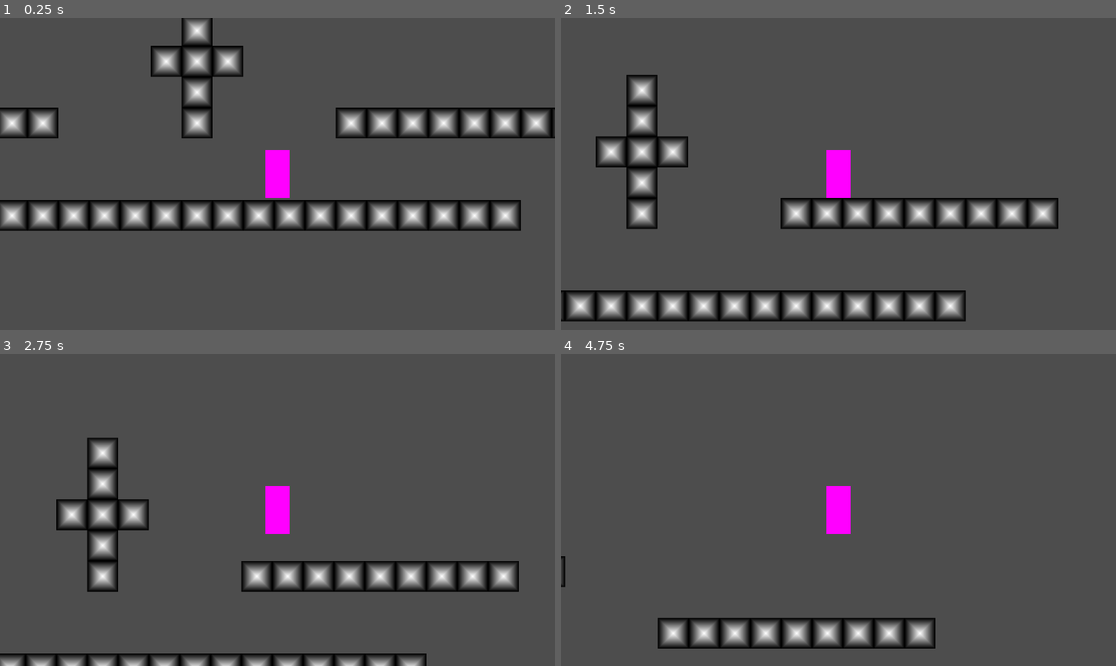
Above: before the commit, frames 1-4 (two rows, left to right).
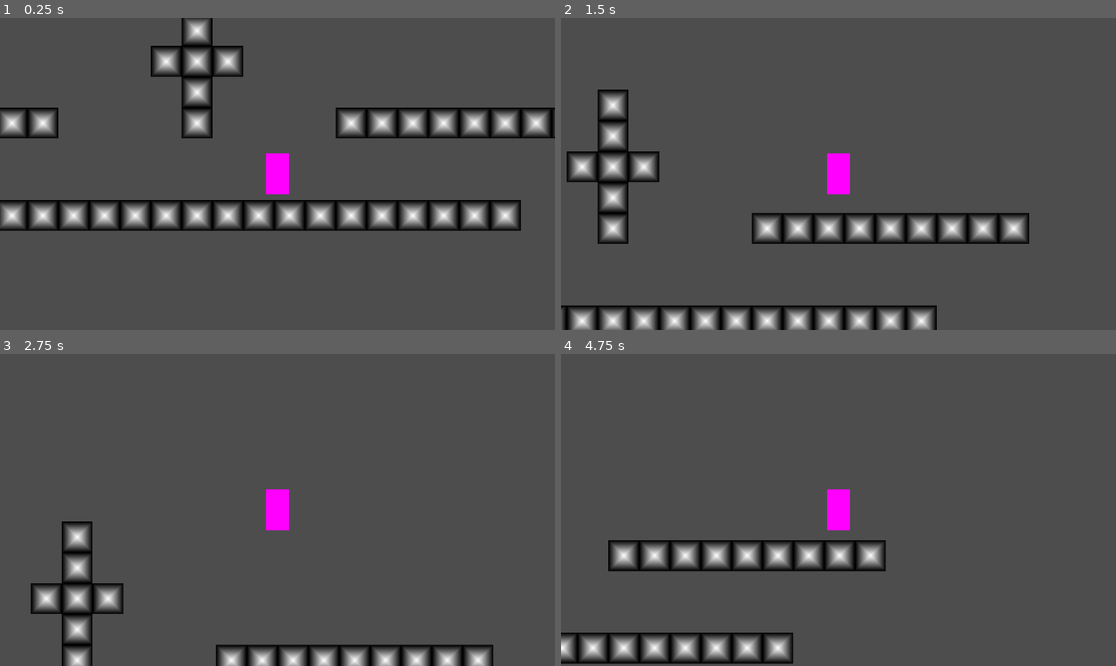
Above: after the commit, the same moments.

Repository: dGameBoy101b/CoOp-2025-Jam
Game: Godot game, scene res://Scenes/test.tscn
Two runs of this game, one before a commit and one after it. Both use one fixed random seed, a clock stepped at 60 frames per second and the inputs below. Before the commit the project starts from res://player_test.tscn.
Inputs:
- Up to frame 1 (0.25 s): no input
- Up to frame 2 (1.5 s): hold Up (jump) 0.53-1.28 s; hold Right (walk_right) from 0.53 s (still down); tap Up (jump) at 1.35 s
- Up to frame 3 (2.75 s): tap Up (jump) at 1.52, 1.82 s; release Right (walk_right) at 2.03 s; hold Left (walk_left) from 2.03 s (still down); hold Up (jump) from 2.03 s (still down)
- Up to frame 4 (4.75 s): release Left (walk_left) at 2.78 s; release Up (jump) at 2.78 s; hold Right (walk_right) 2.78-4.28 s; tap Up (jump) at 2.85, 3.02, 3.32, 4.35, 4.52 s; hold Up (jump) 3.53-4.28 s; hold Left (walk_left) from 4.28 s (still down)

The runs differ from the first frame. In frame 1, 0.1% of the frame differs, in the area x 47-53%, y 42-58%; in frame 2, 18%, in the area x 0-90%, y 18-100%; in frame 3, 13%; in frame 4, 9.9%.

Commit message:
Reworked player & enemy scripts

Diff:
--- a/wall_tile_set.tres
+++ b/Assets/wall_tile_set.tres
@@ -1,6 +1,6 @@
 [gd_resource type="TileSet" load_steps=3 format=3 uid="uid://cndfcghecfmt4"]
 
-[ext_resource type="PackedScene" uid="uid://c6vo45moqcqmi" path="res://wall.tscn" id="1_2fflm"]
+[ext_resource type="PackedScene" uid="uid://c6vo45moqcqmi" path="res://Scenes/wall.tscn" id="1_2fflm"]
 
 [sub_resource type="TileSetScenesCollectionSource" id="TileSetScenesCollectionSource_fy0xp"]
 resource_name = "Walls"
--- /dev/null
+++ b/Scenes/basic_enemy.gd
@@ -0,0 +1,25 @@
+extends CharacterBody2D
+
+@onready var edge_check_left = $EdgeCheckLeft
+@onready var edge_check_right = $EdgeCheckRight
+
+@export var speed = 200
+@export var gravity = 980
+@export var current_direction = -1
+
+func _physics_process(delta: float) -> void:
+	if current_direction == -1:
+		if edge_check_left.is_colliding():
+			velocity.x = -1 * speed
+		else:
+			current_direction = 1
+	elif current_direction == 1:
+		if edge_check_right.is_colliding():
+			velocity.x = 1 * speed
+		else:
+			current_direction = -1
+
+	if !is_on_floor():
+		velocity.y += gravity * delta
+
+	move_and_slide()
--- a/player.tscn
+++ b/Scenes/player.tscn
@@ -1,11 +1,12 @@
-[gd_scene load_steps=7 format=3 uid="uid://bnxx80ybukwvq"]
+[gd_scene load_steps=8 format=3 uid="uid://bnxx80ybukwvq"]
 
-[ext_resource type="Script" uid="uid://dn1vbad3ephgn" path="res://player_walk.gd" id="1_onrkg"]
-[ext_resource type="Script" uid="uid://crlv8x7vxcgy7" path="res://player_jump.gd" id="2_i3pqv"]
-[ext_resource type="Script" uid="uid://bv1tkllit6is6" path="res://player_fall.gd" id="3_i3pqv"]
+[ext_resource type="Script" uid="uid://cpvv25nurx15r" path="res://Scripts/player.gd" id="1_hqtel"]
+[ext_resource type="Script" uid="uid://dn1vbad3ephgn" path="res://Old/player_walk.gd" id="1_onrkg"]
+[ext_resource type="Script" uid="uid://crlv8x7vxcgy7" path="res://Old/player_jump.gd" id="2_i3pqv"]
+[ext_resource type="Script" uid="uid://bv1tkllit6is6" path="res://Old/player_fall.gd" id="3_i3pqv"]
 
 [sub_resource type="RectangleShape2D" id="RectangleShape2D_hqtel"]
-size = Vector2(50, 100)
+size = Vector2(48, 85.333)
 
 [sub_resource type="Gradient" id="Gradient_sweqy"]
 offsets = PackedFloat32Array(1)
@@ -13,19 +14,25 @@
 
 [sub_resource type="GradientTexture2D" id="GradientTexture2D_2hs0m"]
 gradient = SubResource("Gradient_sweqy")
-width = 50
-height = 100
+width = 48
+height = 85
 
 [node name="Player" type="CharacterBody2D"]
 process_mode = 1
-physics_interpolation_mode = 1
 collision_layer = 2
 collision_mask = 5
+script = ExtResource("1_hqtel")
 
 [node name="CollisionShape2D" type="CollisionShape2D" parent="."]
 shape = SubResource("RectangleShape2D_hqtel")
 
+[node name="Sprite2D" type="Sprite2D" parent="."]
+texture = SubResource("GradientTexture2D_2hs0m")
+
+[node name="Camera2D" type="Camera2D" parent="."]
+
 [node name="walk" type="Node2D" parent="." node_paths=PackedStringArray("body")]
+process_mode = 4
 script = ExtResource("1_onrkg")
 left_input = &"walk_left"
 right_input = &"walk_right"
@@ -33,14 +40,13 @@
 speed = 300.0
 
 [node name="jump" type="Node2D" parent="." node_paths=PackedStringArray("body")]
+process_mode = 4
 script = ExtResource("2_i3pqv")
 jump_input = &"jump"
 body = NodePath("..")
 power = 650.0
 
 [node name="fall" type="Node2D" parent="." node_paths=PackedStringArray("body")]
+process_mode = 4
 script = ExtResource("3_i3pqv")
 body = NodePath("..")
-
-[node name="Sprite2D" type="Sprite2D" parent="."]
-texture = SubResource("GradientTexture2D_2hs0m")
--- a/player_test.tscn
+++ b/Scenes/test.tscn
@@ -1,27 +1,17 @@
-[gd_scene load_steps=5 format=4 uid="uid://bt3gf1n0b8poi"]
+[gd_scene load_steps=4 format=4 uid="uid://bt3gf1n0b8poi"]
 
-[ext_resource type="TileSet" uid="uid://cndfcghecfmt4" path="res://wall_tile_set.tres" id="1_e0b2u"]
-[ext_resource type="PackedScene" uid="uid://bnxx80ybukwvq" path="res://player.tscn" id="2_mnirw"]
-[ext_resource type="Script" uid="uid://cs67yox5uylg5" path="res://follow_2d.gd" id="3_mnirw"]
-[ext_resource type="PackedScene" uid="uid://dl2p5loaj62pw" path="res://patrolling_ground_enemy.tscn" id="4_psp7o"]
+[ext_resource type="TileSet" uid="uid://cndfcghecfmt4" path="res://Assets/wall_tile_set.tres" id="1_ys1qc"]
+[ext_resource type="PackedScene" uid="uid://bnxx80ybukwvq" path="res://Scenes/player.tscn" id="2_35xla"]
+[ext_resource type="PackedScene" uid="uid://dl2p5loaj62pw" path="res://Scenes/test_enemy.tscn" id="4_5wyu1"]
 
 [node name="PlayerTest" type="Node2D"]
 
 [node name="Walls" type="TileMapLayer" parent="."]
 tile_map_data = PackedByteArray("AAD6/wAAAAAAAAAAAQD7/wAAAAAAAAAAAQD8/wAAAAAAAAAAAQD9/wAAAAAAAAAAAQD+/wAAAAAAAAAAAQD//w …(656 unchanged characters)…
-tile_set = ExtResource("1_e0b2u")
+tile_set = ExtResource("1_ys1qc")
 
-[node name="Player" parent="." instance=ExtResource("2_mnirw")]
+[node name="Player" parent="." instance=ExtResource("2_35xla")]
 position = Vector2(135, -87)
 
-[node name="Camera2D" type="Camera2D" parent="." node_paths=PackedStringArray("target")]
-process_mode = 1
-process_thread_group = 1
-process_thread_group_order = 0
-process_thread_messages = 0
-position = Vector2(0, -254)
-script = ExtResource("3_mnirw")
-target = NodePath("../Player")
-
-[node name="PatrollingGroundEnemy" parent="." instance=ExtResource("4_psp7o")]
+[node name="PatrollingGroundEnemy" parent="." instance=ExtResource("4_5wyu1")]
 position = Vector2(-720, -238)
--- a/patrolling_ground_enemy.tscn
+++ b/Scenes/test_enemy.tscn
@@ -1,7 +1,8 @@
-[gd_scene load_steps=6 format=3 uid="uid://dl2p5loaj62pw"]
+[gd_scene load_steps=7 format=3 uid="uid://dl2p5loaj62pw"]
 
+[ext_resource type="Script" uid="uid://unjval6it2fq" path="res://Scenes/basic_enemy.gd" id="1_jm726"]
 [ext_resource type="Script" uid="uid://cww5yx1snikoh" path="res://patrol_ground.gd" id="1_tfmaq"]
-[ext_resource type="Script" uid="uid://bv1tkllit6is6" path="res://player_fall.gd" id="2_0ry8g"]
+[ext_resource type="Script" uid="uid://bv1tkllit6is6" path="res://Old/player_fall.gd" id="2_0ry8g"]
 
 [sub_resource type="RectangleShape2D" id="RectangleShape2D_ofmbn"]
 size = Vector2(50, 50)
@@ -17,9 +18,10 @@
 fill = 2
 fill_from = Vector2(0.5, 0.5)
 
-[node name="PatrollingGroundEnemy" type="CharacterBody2D"]
+[node name="TestEnemy" type="CharacterBody2D"]
 collision_layer = 4
 collision_mask = 7
+script = ExtResource("1_jm726")
 
 [node name="CollisionShape2D" type="CollisionShape2D" parent="."]
 shape = SubResource("RectangleShape2D_ofmbn")
@@ -27,12 +29,20 @@
 [node name="Sprite2D" type="Sprite2D" parent="."]
 texture = SubResource("GradientTexture2D_2ln7h")
 
+[node name="EdgeCheckLeft" type="RayCast2D" parent="."]
+position = Vector2(-50, 0)
+
+[node name="EdgeCheckRight" type="RayCast2D" parent="."]
+position = Vector2(50, 0)
+
 [node name="PatrolGround" type="Node2D" parent="." node_paths=PackedStringArray("body", "shape")]
+process_mode = 4
 script = ExtResource("1_tfmaq")
 body = NodePath("..")
 shape = NodePath("../CollisionShape2D")
 speed = 100.0
 
 [node name="Fall" type="Node2D" parent="." node_paths=PackedStringArray("body")]
+process_mode = 4
 script = ExtResource("2_0ry8g")
 body = NodePath("..")
--- /dev/null
+++ b/Scripts/player.gd
@@ -0,0 +1,18 @@
+extends CharacterBody2D
+
+@export var speed = 350
+@export var jump_strength = 700
+@export var gravity = 980
+
+func _physics_process(delta: float) -> void:
+	var movement_input = (Input.get_action_strength("walk_right") - Input.get_action_strength("walk_left"))
+	velocity.x = movement_input * speed
+
+	if Input.is_action_pressed("jump"):
+		if is_on_floor():
+			velocity.y -= jump_strength
+
+	if !is_on_floor():
+		velocity.y += gravity * delta
+
+	move_and_slide()
--- a/follow_2d.gd
+++ /dev/null
@@ -1,6 +0,0 @@
-extends Camera2D
-
-@export var target: Node2D
-
-func _process(delta: float) -> void:
-	self.global_position = self.target.global_position
Renamed: player_fall.gd -> Old/player_fall.gd
Renamed: player_fall.gd.uid -> Old/player_fall.gd.uid
Renamed: player_jump.gd -> Old/player_jump.gd
Renamed: player_jump.gd.uid -> Old/player_jump.gd.uid
Renamed: player_walk.gd -> Old/player_walk.gd
Renamed: player_walk.gd.uid -> Old/player_walk.gd.uid
Not shown, added: Scenes/basic_enemy.gd.uid
Renamed: wall.tscn -> Scenes/wall.tscn
Not shown, added: Scripts/player.gd.uid
Not shown, removed: follow_2d.gd.uid
